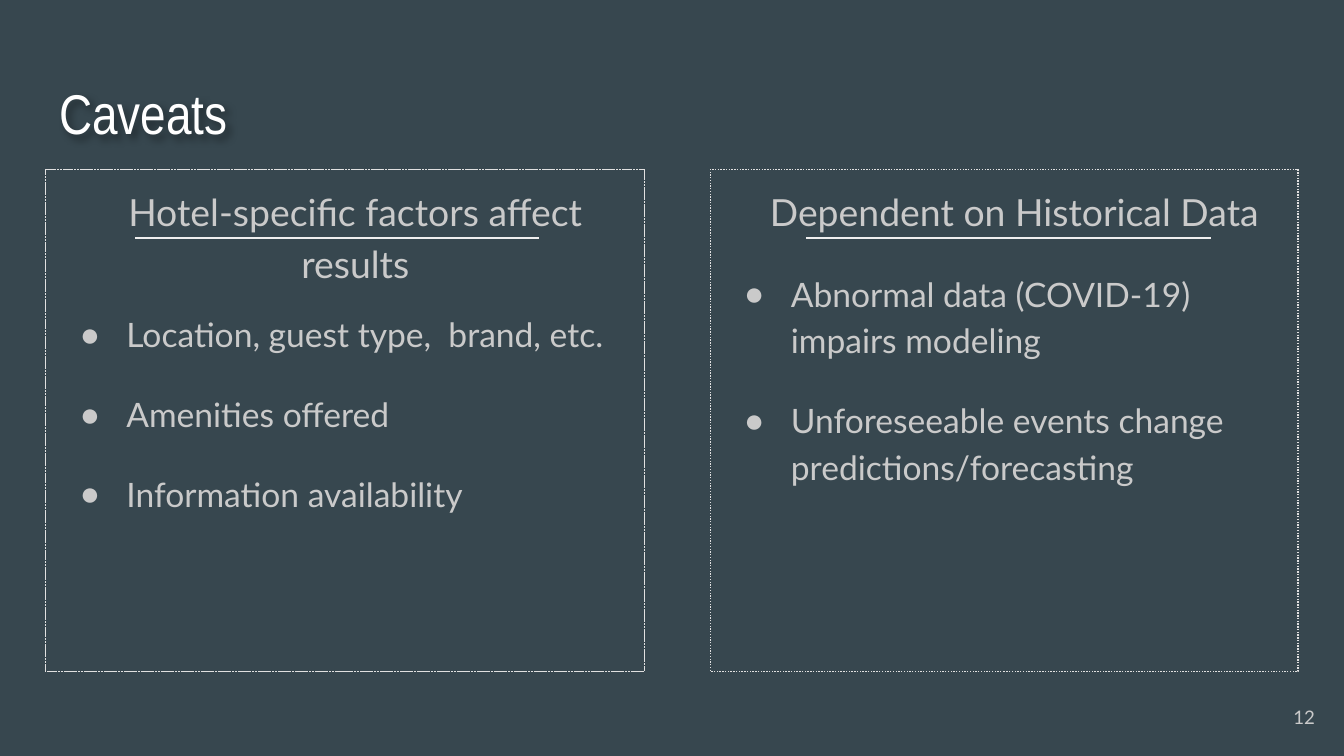
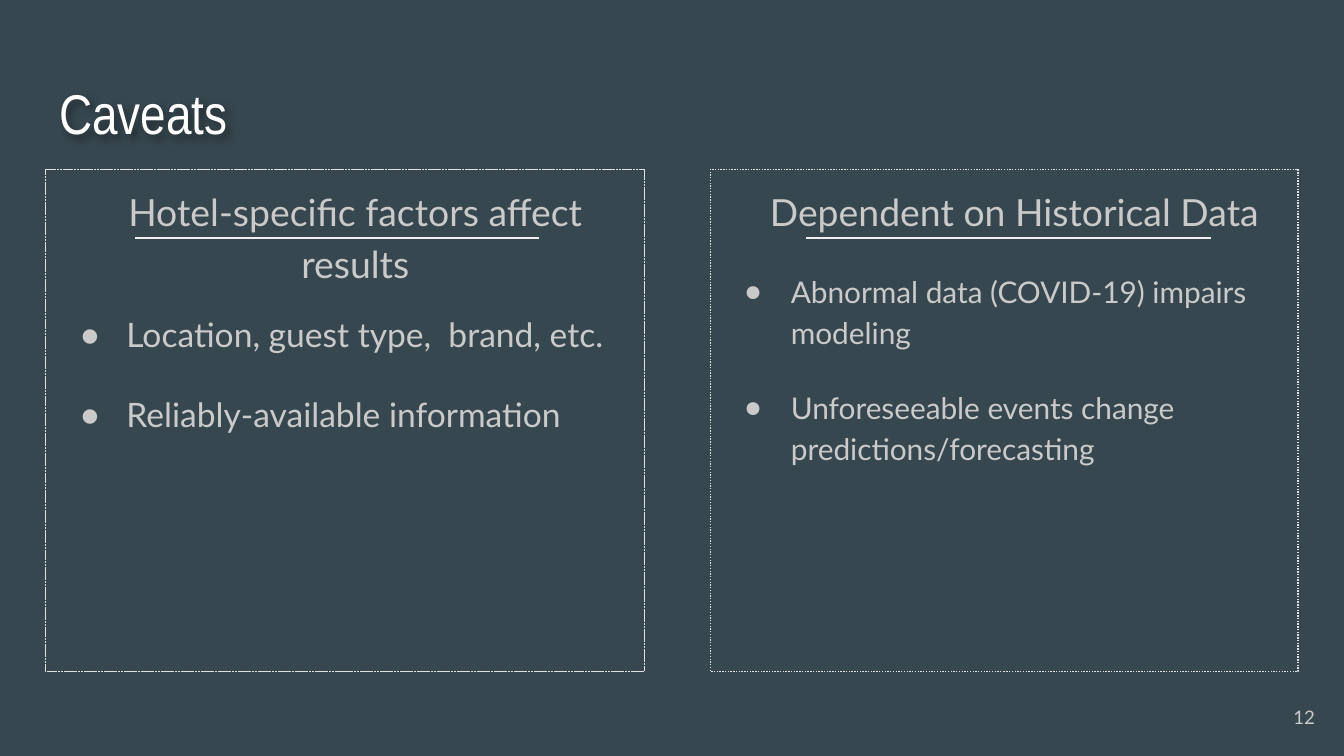
Before and after one commit to BenJMcCarty/Hotel_Cancel_Culture, a slide deck: slide 12 of Hotel_Cancel_Culture_Presentation.pptx. Drawn at 1344x756 pixels with LibreOffice and Linux fonts; fonts in the diff are those of the drawing. Boxes give left, top, right and bottom in pixels: in the first picture for what was removed or moved away, otherwise in the second. Text is boxed around its words. In the diff, an @@ line names an element or a change of style, - is before the commit and + after.

```diff
--- a/Hotel_Cancel_Culture_Presentation.pptx
+++ b/Hotel_Cancel_Culture_Presentation.pptx
@@ text at [791, 280, 1246, 466]: size 18 to 16 pt in "Abnormal data (COVID-19) impairs modeling", "Unforeseeable events change predictions/forecasting" @@
@@ text at [126, 402, 561, 433]: text changed @@
-● Amenities offered
-● Information availability
+● Reliably-available information
```
Also in this commit, not shown: 6 other slides changed, 1 slide added, 1 slide removed, 2 other files.
